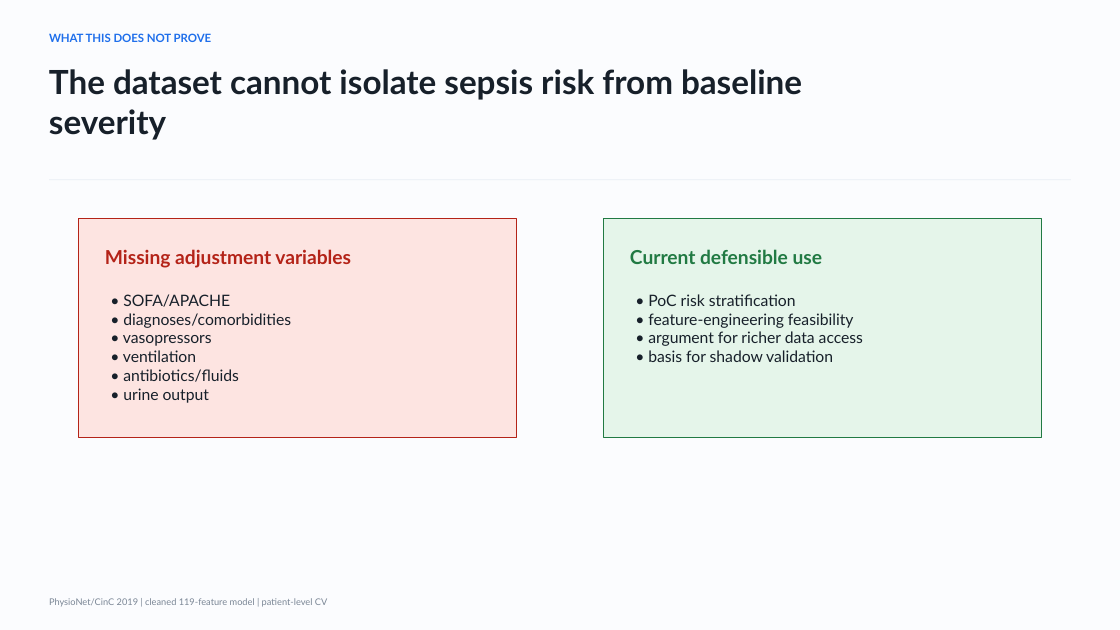
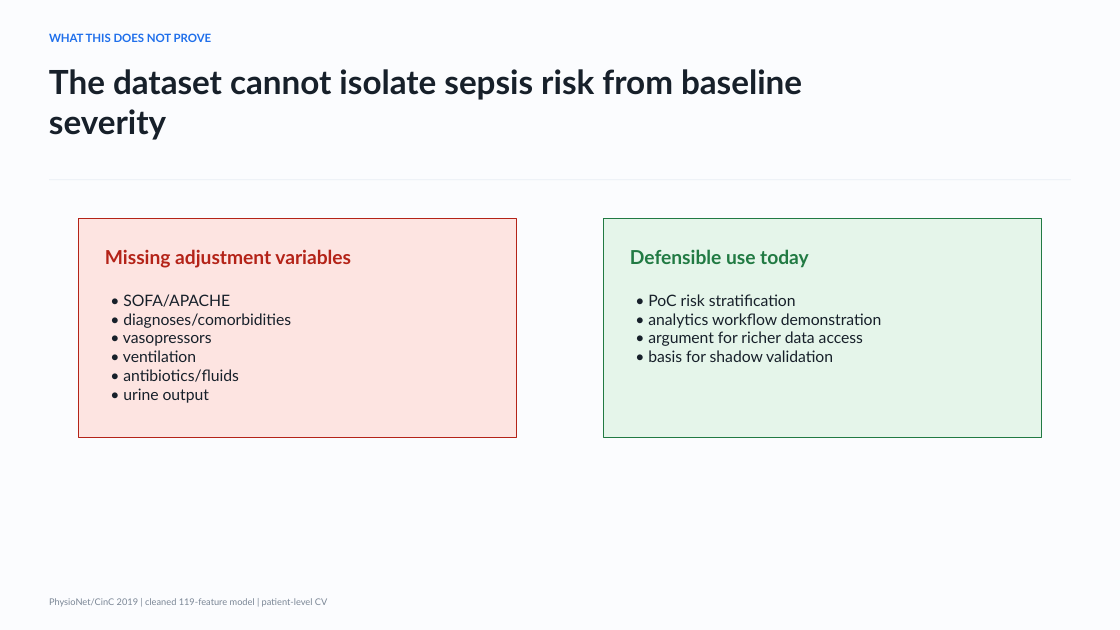
Before and after one commit to rushillshah/SepsisBot, a slide deck: slide 11 of docs/Sepsis_Early_Warning_Technical_Doctor_Cleaned.pptx (slide 9 before the commit). Drawn at 1120x630 pixels with LibreOffice and Linux fonts; fonts in the diff are those of the drawing. Boxes give left, top, right and bottom in pixels: in the first picture for what was removed or moved away, otherwise in the second. Text is boxed around its words. In the diff, an @@ line names an element or a change of style, - is before the commit and + after.

Commit message:
Reframe sepsis decks as analytics workflow pitch

```diff
--- a/docs/Sepsis_Early_Warning_Technical_Doctor_Cleaned.pptx
+++ b/docs/Sepsis_Early_Warning_Technical_Doctor_Cleaned.pptx
@@ text at (630,249,809,268): text changed @@
-Current defensible use
+Defensible use today
@@ text at (648,313,882,328): text changed @@
-• feature-engineering feasibility
+• analytics workflow demonstration
```
Also in this commit, not shown: 2 other slides changed, 4 slides added, 1 slide removed, 1 other file.
